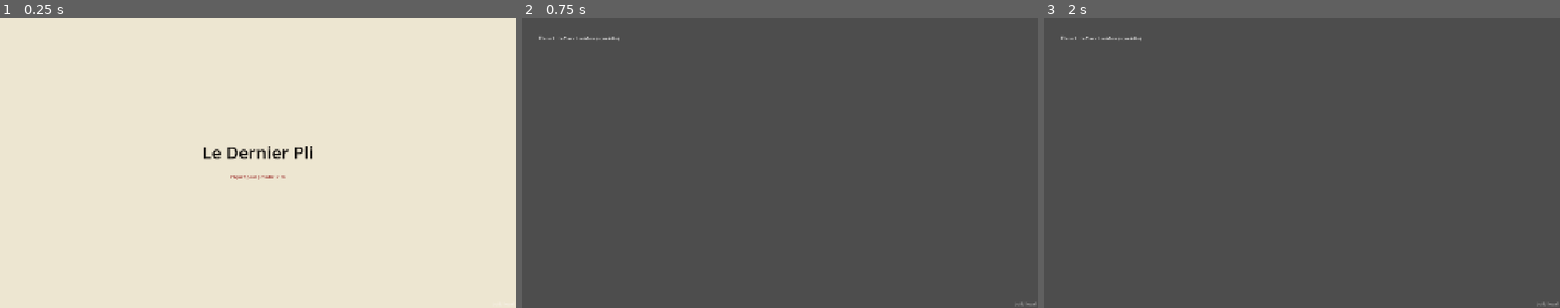
Above: before the commit, frames 1-3 (left to right).
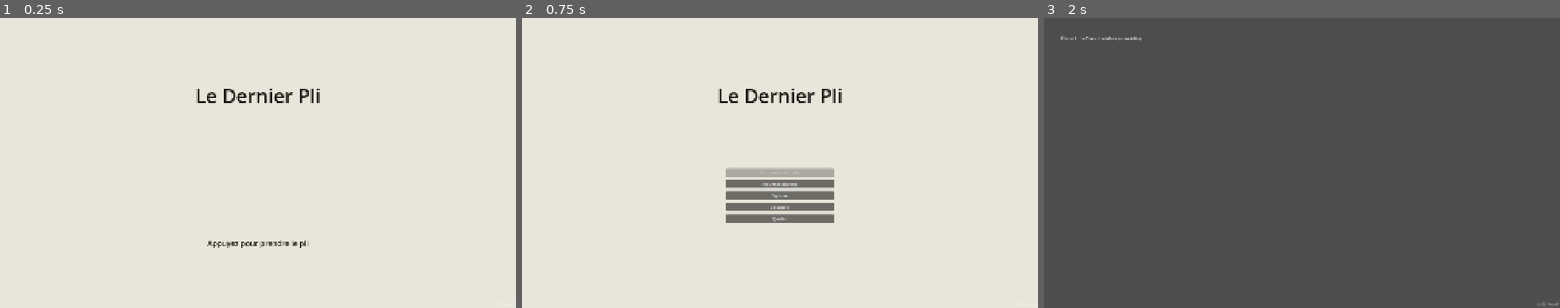
Above: after the commit, the same moments.

Repository: Mazklaus/le-dernier-pli
Game: Godot game, scene res://scenes/titre/titre.tscn
Two runs of this game, one before a commit and one after it. Both use one fixed random seed, a clock stepped at 60 frames per second and the inputs below.
Inputs (mouse positions are in pixels of both pictures, inside the frame that each line leads up to):
- Up to frame 1 (0.25 s): no input
- Up to frame 2 (0.75 s): tap Enter (ui_accept) at 0.5 s; move the mouse to (893, 148) at 0.52 s; press the mouse at (893, 148) at 0.53 s
- Up to frame 3 (2 s): tap Enter (ui_accept) at 0.77, 1.07, 1.25 s; tap E (interagir) at 0.8 s; release the mouse at (1415, 148) at 1.25 s; drag from (1198, 177) to (1276, 221) at 1.27 s

The runs differ from the first frame. In frame 1, 1.3% of the frame differs, in the area x 38-62%, y 24-80%; in frame 2, 100%, in the area x 0-100%, y 0-100%; in frame 3, nothing differs.

Commit message:
Ajoute l'écran titre de la maquette UI/UX et l'autoload Reglages
Invite silencieuse qui déverrouille l'audio, menu (Reprendre la route grisé,
Nouvelle marche, Options, Le studio, Quitter masqué sur le web), panneau
Options branché sur Reglages, persisté dans user://reglages.cfg.

Co-Authored-By: Claude Opus 5.5 <noreply@anthropic.com>
Claude-Session: https://claude.ai/code/session_011WbKxDdi73Zi2hq6UYoBLy

Diff:
--- /dev/null
+++ b/autoload/reglages.gd
@@ -0,0 +1,75 @@
+extends Node
+## Autoload Reglages : options du joueur (maquette UI/UX), séparées de la sauvegarde du jeu.
+## Stockées dans user://reglages.cfg (IndexedDB sur le web). Les autres systèmes lisent
+## les valeurs et écoutent reglage_change.
+
+signal reglage_change(cle: StringName, valeur: Variant)
+
+const FICHIER := "user://reglages.cfg"
+const SECTION := "reglages"
+
+## Valeurs par défaut. Volumes en linéaire 0..1, appliqués aux bus du même nom.
+const DEFAUTS := {
+	&"taille_texte": 1,  # 0 petit, 1 normal, 2 grand, 3 très grand
+	&"effets_attenues": false,  # tremblement, distorsions de Lucidité réduits
+	&"hud_contextuel": true,  # jauges visibles seulement quand elles changent
+	&"valeurs_chiffrees": false,  # afficher les chiffres des jauges
+	&"double_appui": false,  # confirmer un choix irréversible par un second appui
+	&"volume_Master": 1.0,
+	&"volume_Musique": 0.8,
+	&"volume_Ambiance": 0.8,
+	&"volume_SFX": 0.9,
+	&"volume_Voix": 1.0,
+	&"volume_UI": 0.8,
+}
+
+var _valeurs: Dictionary = {}
+
+
+func _ready() -> void:
+	charger()
+
+
+func valeur(cle: StringName) -> Variant:
+	return _valeurs.get(cle, DEFAUTS.get(cle))
+
+
+func changer(cle: StringName, nouvelle: Variant) -> void:
+	if not DEFAUTS.has(cle):
+		push_error("Reglages : clé inconnue %s" % cle)
+		return
+	if _valeurs.get(cle) == nouvelle:
+		return
+	_valeurs[cle] = nouvelle
+	_appliquer(cle)
+	reglage_change.emit(cle, nouvelle)
+	sauver()
+
+
+func charger() -> void:
+	_valeurs = DEFAUTS.duplicate()
+	var cfg := ConfigFile.new()
+	if cfg.load(FICHIER) == OK:
+		for cle: StringName in DEFAUTS:
+			var lu: Variant = cfg.get_value(SECTION, String(cle), DEFAUTS[cle])
+			if typeof(lu) == typeof(DEFAUTS[cle]):
+				_valeurs[cle] = lu
+	for cle: StringName in _valeurs:
+		_appliquer(cle)
+
+
+func sauver() -> void:
+	var cfg := ConfigFile.new()
+	for cle: StringName in _valeurs:
+		cfg.set_value(SECTION, String(cle), _valeurs[cle])
+	cfg.save(FICHIER)
+
+
+func _appliquer(cle: StringName) -> void:
+	var texte := String(cle)
+	if texte.begins_with("volume_"):
+		var bus := AudioServer.get_bus_index(texte.trim_prefix("volume_"))
+		if bus != -1:
+			var lineaire: float = _valeurs[cle]
+			AudioServer.set_bus_volume_db(bus, linear_to_db(maxf(lineaire, 0.0001)))
+			AudioServer.set_bus_mute(bus, lineaire <= 0.0)
--- a/project.godot
+++ b/project.godot
@@ -20,6 +20,7 @@
 
 GameState="*res://autoload/game_state.gd"
 AudioDirector="*res://autoload/audio_director.gd"
+Reglages="*res://autoload/reglages.gd"
 SceneRouter="*res://autoload/scene_router.gd"
 DialogueManager="*res://addons/dialogue_manager/dialogue_manager.gd"
 BuildInfo="*res://autoload/build_info.gd"
--- /dev/null
+++ b/scenes/titre/options.gd
@@ -0,0 +1,65 @@
+extends Control
+## Panneau Options, partagé entre l'écran titre et le menu pause en jeu.
+## Chaque contrôle lit et écrit l'autoload Reglages.
+
+signal retour_demande
+
+const TAILLES := ["Petit", "Normal", "Grand", "Très grand"]
+const BUS := ["Master", "Musique", "Ambiance", "SFX", "Voix", "UI"]
+const NOMS_BUS := {
+	"Master": "Volume général", "Musique": "Musique", "Ambiance": "Ambiance",
+	"SFX": "Effets", "Voix": "Voix", "UI": "Interface",
+}
+
+var _premier: Control
+
+@onready var _liste: VBoxContainer = %Liste
+
+
+func _ready() -> void:
+	var taille := OptionButton.new()
+	for t: String in TAILLES:
+		taille.add_item(t)
+	taille.selected = Reglages.valeur(&"taille_texte")
+	taille.item_selected.connect(func(i: int) -> void: Reglages.changer(&"taille_texte", i))
+	_ligne("Taille du texte", taille)
+	_premier = taille
+	_case(&"effets_attenues", "Effets atténués")
+	_case(&"hud_contextuel", "Jauges discrètes")
+	_case(&"valeurs_chiffrees", "Valeurs chiffrées")
+	_case(&"double_appui", "Double appui pour les choix irréversibles")
+	for bus: String in BUS:
+		var curseur := HSlider.new()
+		curseur.min_value = 0.0
+		curseur.max_value = 1.0
+		curseur.step = 0.05
+		curseur.custom_minimum_size.x = 320
+		var cle := StringName("volume_" + bus)
+		curseur.value = Reglages.valeur(cle)
+		curseur.value_changed.connect(func(v: float) -> void: Reglages.changer(cle, v))
+		_ligne(NOMS_BUS[bus], curseur)
+	var retour := Button.new()
+	retour.text = "Retour"
+	retour.pressed.connect(func() -> void: retour_demande.emit())
+	_liste.add_child(retour)
+
+
+func prendre_focus() -> void:
+	_premier.grab_focus.call_deferred()
+
+
+func _case(cle: StringName, libelle: String) -> void:
+	var case := CheckButton.new()
+	case.button_pressed = Reglages.valeur(cle)
+	case.toggled.connect(func(actif: bool) -> void: Reglages.changer(cle, actif))
+	_ligne(libelle, case)
+
+
+func _ligne(libelle: String, controle: Control) -> void:
+	var ligne := HBoxContainer.new()
+	var etiquette := Label.new()
+	etiquette.text = libelle
+	etiquette.custom_minimum_size.x = 520
+	ligne.add_child(etiquette)
+	ligne.add_child(controle)
+	_liste.add_child(ligne)
--- a/scenes/titre/titre.gd
+++ b/scenes/titre/titre.gd
@@ -1,11 +1,76 @@
 extends Control
-## Écran titre provisoire. Le premier clic ou la première touche déverrouille l'audio
-## (obligatoire sur le web) puis lance l'étape 1. Maquette finale : UI/UX Designer.
+## Écran titre (maquette UI/UX, section « Écran titre »).
+## 1. Invite silencieuse : la première pression (clic, touche, bouton) déverrouille l'audio.
+## 2. Menu : Reprendre la route (grisé jusqu'au jalon 2), Nouvelle marche, Options, Le studio.
+##    Pas de Quitter sur le web. Navigation ui_up/ui_down/ui_accept, ui_cancel pour revenir.
+
+enum Ecran { INVITE, MENU, OPTIONS, STUDIO }
+
+var ecran: Ecran = Ecran.INVITE
+
+@onready var _invite: Control = %Invite
+@onready var _menu: Control = %Menu
+@onready var _options: Control = %Options
+@onready var _studio: Control = %Studio
+@onready var _bouton_reprendre: Button = %Reprendre
+@onready var _bouton_nouvelle: Button = %NouvelleMarche
+@onready var _bouton_options: Button = %BoutonOptions
+@onready var _bouton_studio: Button = %BoutonStudio
+@onready var _bouton_quitter: Button = %Quitter
+
+
+func _ready() -> void:
+	_bouton_reprendre.disabled = true  # sauvegarde au jalon 2
+	_bouton_quitter.visible = not OS.has_feature("web")
+	_bouton_nouvelle.pressed.connect(_nouvelle_marche)
+	_bouton_options.pressed.connect(_afficher.bind(Ecran.OPTIONS))
+	_bouton_studio.pressed.connect(_afficher.bind(Ecran.STUDIO))
+	_bouton_quitter.pressed.connect(get_tree().quit)
+	%RetourStudio.pressed.connect(_afficher.bind(Ecran.MENU))
+	_options.connect(&"retour_demande", _afficher.bind(Ecran.MENU))
+	_afficher(Ecran.INVITE)
 
 
 func _unhandled_input(event: InputEvent) -> void:
-	if event.is_action_pressed(&"interagir") or event.is_action_pressed(&"clic"):
+	if ecran == Ecran.INVITE:
+		if _est_une_pression(event):
+			get_viewport().set_input_as_handled()
+			AudioDirector.deverrouiller()
+			_afficher(Ecran.MENU)
+	elif event.is_action_pressed(&"ui_cancel") and ecran != Ecran.MENU:
 		get_viewport().set_input_as_handled()
-		AudioDirector.deverrouiller()
-		GameState.reinitialiser()
-		SceneRouter.aller_etape(1)
+		_afficher(Ecran.MENU)
+
+
+func _afficher(cible: Ecran) -> void:
+	var precedent := ecran
+	ecran = cible
+	_invite.visible = cible == Ecran.INVITE
+	_menu.visible = cible == Ecran.MENU
+	_options.visible = cible == Ecran.OPTIONS
+	_studio.visible = cible == Ecran.STUDIO
+	match cible:
+		Ecran.MENU:
+			var focus := _bouton_nouvelle
+			if precedent == Ecran.OPTIONS:
+				focus = _bouton_options
+			elif precedent == Ecran.STUDIO:
+				focus = _bouton_studio
+			focus.grab_focus.call_deferred()
+		Ecran.OPTIONS:
+			_options.call(&"prendre_focus")
+		Ecran.STUDIO:
+			%RetourStudio.grab_focus.call_deferred()
+
+
+func _nouvelle_marche() -> void:
+	GameState.reinitialiser()
+	SceneRouter.aller_etape(1)
+
+
+static func _est_une_pression(event: InputEvent) -> bool:
+	if event is InputEventKey or event is InputEventJoypadButton:
+		return event.is_pressed() and not event.is_echo()
+	if event is InputEventMouseButton or event is InputEventScreenTouch:
+		return event.is_pressed()
+	return false
--- a/scenes/titre/titre.tscn
+++ b/scenes/titre/titre.tscn
@@ -1,6 +1,7 @@
-[gd_scene load_steps=2 format=3]
+[gd_scene load_steps=3 format=3]
 
 [ext_resource type="Script" path="res://scenes/titre/titre.gd" id="1"]
+[ext_resource type="Script" path="res://scenes/titre/options.gd" id="2"]
 
 [node name="Titre" type="Control"]
 layout_mode = 3
@@ -18,9 +19,101 @@
 anchor_bottom = 1.0
 grow_horizontal = 2
 grow_vertical = 2
-color = Color(0.93, 0.9, 0.82, 1)
+mouse_filter = 2
+color = Color(0.91, 0.898, 0.855, 1)
 
-[node name="Titre" type="Label" parent="."]
+[node name="NomDuJeu" type="Label" parent="."]
+layout_mode = 1
+anchors_preset = 10
+anchor_right = 1.0
+offset_top = 240.0
+offset_bottom = 340.0
+grow_horizontal = 2
+theme_override_colors/font_color = Color(0.082, 0.075, 0.059, 1)
+theme_override_font_sizes/font_size = 72
+text = "Le Dernier Pli"
+horizontal_alignment = 1
+
+[node name="Invite" type="Label" parent="."]
+unique_name_in_owner = true
+layout_mode = 1
+anchors_preset = 12
+anchor_top = 1.0
+anchor_right = 1.0
+anchor_bottom = 1.0
+offset_top = -260.0
+offset_bottom = -210.0
+grow_horizontal = 2
+grow_vertical = 0
+theme_override_colors/font_color = Color(0.082, 0.075, 0.059, 1)
+theme_override_font_sizes/font_size = 28
+text = "Appuyez pour prendre le pli"
+horizontal_alignment = 1
+
+[node name="Menu" type="VBoxContainer" parent="."]
+unique_name_in_owner = true
+layout_mode = 1
+anchors_preset = 8
+anchor_left = 0.5
+anchor_top = 0.5
+anchor_right = 0.5
+anchor_bottom = 0.5
+offset_left = -200.0
+offset_top = 20.0
+offset_right = 200.0
+offset_bottom = 320.0
+grow_horizontal = 2
+grow_vertical = 2
+theme_override_constants/separation = 12
+
+[node name="Reprendre" type="Button" parent="Menu"]
+unique_name_in_owner = true
+layout_mode = 2
+text = "Reprendre la route"
+
+[node name="NouvelleMarche" type="Button" parent="Menu"]
+unique_name_in_owner = true
+layout_mode = 2
+text = "Nouvelle marche"
+
+[node name="BoutonOptions" type="Button" parent="Menu"]
+unique_name_in_owner = true
+layout_mode = 2
+text = "Options"
+
+[node name="BoutonStudio" type="Button" parent="Menu"]
+unique_name_in_owner = true
+layout_mode = 2
+text = "Le studio"
+
+[node name="Quitter" type="Button" parent="Menu"]
+unique_name_in_owner = true
+layout_mode = 2
+text = "Quitter"
+
+[node name="Options" type="PanelContainer" parent="."]
+unique_name_in_owner = true
+layout_mode = 1
+anchors_preset = 8
+anchor_left = 0.5
+anchor_top = 0.5
+anchor_right = 0.5
+anchor_bottom = 0.5
+offset_left = -460.0
+offset_top = -120.0
+offset_right = 460.0
+offset_bottom = 460.0
+grow_horizontal = 2
+grow_vertical = 2
+script = ExtResource("2")
+
+[node name="Liste" type="VBoxContainer" parent="Options"]
+unique_name_in_owner = true
+layout_mode = 2
+theme_override_constants/separation = 10
+
+[node name="Studio" type="VBoxContainer" parent="."]
+unique_name_in_owner = true
 layout_mode = 1
 anchors_preset = 8
 anchor_left = 0.5
@@ -28,29 +121,24 @@
 anchor_right = 0.5
 anchor_bottom = 0.5
 offset_left = -400.0
-offset_top = -80.0
+offset_top = 0.0
 offset_right = 400.0
-offset_bottom = 0.0
+offset_bottom = 300.0
 grow_horizontal = 2
 grow_vertical = 2
-theme_override_colors/font_color = Color(0.08, 0.07, 0.06, 1)
-theme_override_font_sizes/font_size = 64
-text = "Le Dernier Pli"
+theme_override_constants/separation = 16
+
+[node name="Credits" type="Label" parent="Studio"]
+layout_mode = 2
+theme_override_colors/font_color = Color(0.082, 0.075, 0.059, 1)
+text = "Un jeu de Sentient Team.
+
+Moteur Godot. Dialogues : Dialogue Manager (Nathan Hoad). Tests : GUT."
 horizontal_alignment = 1
+autowrap_mode = 3
 
-[node name="Invite" type="Label" parent="."]
-layout_mode = 1
-anchors_preset = 8
-anchor_left = 0.5
-anchor_top = 0.5
-anchor_right = 0.5
-anchor_bottom = 0.5
-offset_left = -400.0
-offset_top = 40.0
-offset_right = 400.0
-offset_bottom = 80.0
-grow_horizontal = 2
-grow_vertical = 2
-theme_override_colors/font_color = Color(0.55, 0.05, 0.05, 1)
-text = "Cliquez pour prendre le pli"
-horizontal_alignment = 1
+[node name="RetourStudio" type="Button" parent="Studio"]
+unique_name_in_owner = true
+layout_mode = 2
+size_flags_horizontal = 4
+text = "Retour"
--- /dev/null
+++ b/tests/unit/test_reglages.gd
@@ -0,0 +1,30 @@
+extends GutTest
+
+const Reglages := preload("res://autoload/reglages.gd")
+
+
+func test_valeurs_par_defaut() -> void:
+	var r: Node = Reglages.new()
+	r._valeurs = Reglages.DEFAUTS.duplicate()
+	assert_eq(r.valeur(&"taille_texte"), 1)
+	assert_false(r.valeur(&"effets_attenues"))
+	r.free()
+
+
+func test_changer_emet_le_signal() -> void:
+	var r: Node = Reglages.new()
+	r._valeurs = Reglages.DEFAUTS.duplicate()
+	watch_signals(r)
+	r.changer(&"effets_attenues", true)
+	assert_signal_emitted_with_parameters(r, "reglage_change", [&"effets_attenues", true])
+	r.free()
+
+
+func test_volume_applique_au_bus() -> void:
+	var r: Node = Reglages.new()
+	r._valeurs = Reglages.DEFAUTS.duplicate()
+	r._valeurs[&"volume_Musique"] = 0.5
+	r._appliquer(&"volume_Musique")
+	var bus := AudioServer.get_bus_index("Musique")
+	assert_almost_eq(AudioServer.get_bus_volume_db(bus), linear_to_db(0.5), 0.01)
+	r.free()
Not shown, added: autoload/reglages.gd.uid
Not shown, added: scenes/titre/options.gd.uid
Not shown, added: tests/unit/test_reglages.gd.uid
Not shown, changed: docs/architecture.md
